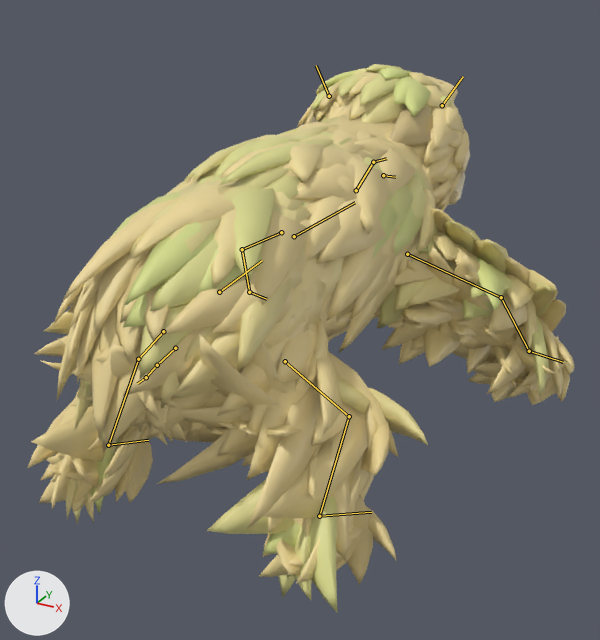
The glTF model game/art/models/pygmy_three_toed_sloth.glb, before and after one commit.
Rendered twice from a camera (50 mm lens) standing at (0.297, -0.522, 0.358) and looking at (-0.003, 0.023, 0.086). Lighting does not change. The marker at lower left points along +X, +Y and +Z. The first picture is the older version. Both versions are drawn at frame 12 of the action 'victory'; the numbers are the values there. The bones that change, and the others that lie on the model, are drawn over the model as lines.

Names of what the first picture shows: 'pygmy_three_toed_sloth_movie'.
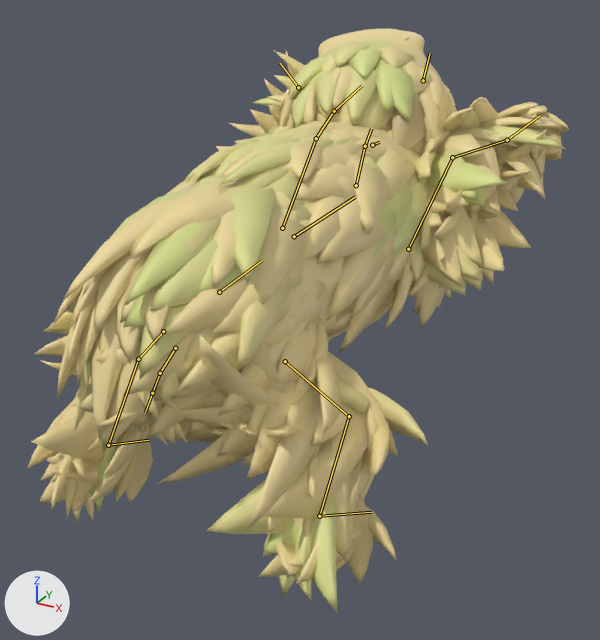
Location of each change, (x1, y1, x2, y2) in pixels of the pictures (600 x 640 px):
'pygmy_three_toed_sloth_movie', posed (6% taller): before (27, 64, 574, 613); after (27, 29, 570, 613)
bone 'chest', root to tip: before (294, 236) to (355, 202); after (294, 236) to (355, 197)
bone 'neck', root to tip: before (356, 190) to (373, 162); after (356, 185) to (365, 146)
bone 'head', root to tip: before (373, 162) to (386, 158); after (365, 146) to (371, 128)
bone 'jaw', root to tip: before (383, 175) to (395, 177); after (372, 145) to (379, 142)
bone 'ear.L', root to tip: before (329, 96) to (316, 65); after (298, 87) to (280, 63)
bone 'ear.R', root to tip: before (442, 105) to (463, 76); after (423, 80) to (430, 53)
bone 'fl_upper.L', root to tip: before (281, 232) to (242, 249); after (282, 228) to (316, 138)
bone 'fl_lower.L', root to tip: before (242, 249) to (249, 292); after (316, 138) to (334, 111)
bone 'fl_foot.L', root to tip: before (249, 292) to (266, 299); after (334, 111) to (362, 85)
bone 'fl_upper.R', root to tip: before (407, 254) to (501, 297); after (408, 249) to (452, 157)
bone 'fl_lower.R', root to tip: before (501, 297) to (529, 351); after (452, 157) to (507, 140)
bone 'fl_foot.R', root to tip: before (529, 351) to (563, 362); after (507, 140) to (540, 115)
bone 'tail1', root to tip: before (175, 348) to (157, 365); after (175, 348) to (160, 373)
bone 'tail2', root to tip: before (157, 365) to (146, 377); after (160, 373) to (152, 393)
bone 'tail3', root to tip: before (146, 377) to (137, 383); after (152, 393) to (145, 413)

Diff of the bpy script that builds the scene:
```diff
--- a/game/art/models/pygmy_three_toed_sloth.glb.py
+++ b/game/art/models/pygmy_three_toed_sloth.glb.py
@@ bone_chest @@
 bone_chest = bpy.data.objects['pygmy_three_toed_sloth_rig'].pose.bones['chest']  # child of 'hips'
-bone_chest.rotation_quaternion = (1.0, 0.0, 0.0, 0.0)  # degrees (0, 0, 0)
+bone_chest.rotation_quaternion = (1.0, 0.022, 0.0, 0.0)  # degrees (3, 0, 0)
@@ bone_neck @@
 bone_neck = bpy.data.objects['pygmy_three_toed_sloth_rig'].pose.bones['neck']  # child of 'chest'
-bone_neck.rotation_quaternion = (1.0, -0.03, 0.0, 0.0)  # degrees (-3, 0, 0)
+bone_neck.rotation_quaternion = (0.991, 0.117, 0.007, 0.063)  # degrees (13, 0, 7)
@@ bone_head @@
 bone_head = bpy.data.objects['pygmy_three_toed_sloth_rig'].pose.bones['head']  # child of 'neck'
-bone_head.rotation_quaternion = (1.0, -0.015, 0.0, 0.0)  # degrees (-2, 0, 0)
+bone_head.rotation_quaternion = (0.998, 0.045, 0.002, 0.05)  # degrees (5, 0, 6)
@@ bone_jaw @@
 bone_jaw = bpy.data.objects['pygmy_three_toed_sloth_rig'].pose.bones['jaw']  # child of 'head'
-bone_jaw.rotation_quaternion = (1.0, 0.0, 0.0, 0.0)  # degrees (0, 0, 0)
+bone_jaw.rotation_quaternion = (0.991, -0.134, 0.0, 0.0)  # degrees (-15, 0, 0)
@@ bone_ear_l @@
 bone_ear_l = bpy.data.objects['pygmy_three_toed_sloth_rig'].pose.bones['ear.L']  # child of 'head'
-bone_ear_l.rotation_quaternion = (0.99, -0.099, -0.01, 0.099)  # degrees (-11, 0, 11)
+bone_ear_l.rotation_quaternion = (1.0, 0.0, 0.0, 0.0)  # degrees (0, 0, 0)
@@ bone_ear_r @@
 bone_ear_r = bpy.data.objects['pygmy_three_toed_sloth_rig'].pose.bones['ear.R']  # child of 'head'
-bone_ear_r.rotation_quaternion = (0.985, -0.099, 0.014, -0.139)  # degrees (-11, 0, -16)
+bone_ear_r.rotation_quaternion = (1.0, 0.0, 0.0, 0.0)  # degrees (0, 0, 0)
@@ bone_fl_upper_l @@
 bone_fl_upper_l = bpy.data.objects['pygmy_three_toed_sloth_rig'].pose.bones['fl_upper.L']  # child of 'chest'
-bone_fl_upper_l.rotation_quaternion = (1.0, 0.0, 0.0, 0.0)  # degrees (0, 0, 0)
+bone_fl_upper_l.rotation_quaternion = (0.689, 0.709, 0.107, 0.104)  # degrees (92, 0, 17)
@@ bone_fl_lower_l @@
 bone_fl_lower_l = bpy.data.objects['pygmy_three_toed_sloth_rig'].pose.bones['fl_lower.L']  # child of 'fl_upper.L'
-bone_fl_lower_l.rotation_quaternion = (1.0, 0.0, 0.0, 0.0)  # degrees (0, 0, 0)
+bone_fl_lower_l.rotation_quaternion = (0.989, -0.149, 0.0, 0.0)  # degrees (-17, 0, 0)
@@ bone_fl_foot_l @@
 bone_fl_foot_l = bpy.data.objects['pygmy_three_toed_sloth_rig'].pose.bones['fl_foot.L']  # child of 'fl_lower.L'
-bone_fl_foot_l.rotation_quaternion = (1.0, 0.0, 0.0, 0.0)  # degrees (0, 0, 0)
+bone_fl_foot_l.rotation_quaternion = (0.989, -0.149, 0.0, 0.0)  # degrees (-17, 0, 0)
@@ bone_fl_upper_r @@
 bone_fl_upper_r = bpy.data.objects['pygmy_three_toed_sloth_rig'].pose.bones['fl_upper.R']  # child of 'chest'
-bone_fl_upper_r.rotation_quaternion = (1.0, 0.0, 0.0, 0.0)  # degrees (0, 0, 0)
+bone_fl_upper_r.rotation_quaternion = (0.747, 0.651, -0.088, -0.101)  # degrees (82, 0, -15)
@@ bone_fl_lower_r @@
 bone_fl_lower_r = bpy.data.objects['pygmy_three_toed_sloth_rig'].pose.bones['fl_lower.R']  # child of 'fl_upper.R'
-bone_fl_lower_r.rotation_quaternion = (1.0, 0.0, 0.0, 0.0)  # degrees (0, 0, 0)
+bone_fl_lower_r.rotation_quaternion = (0.991, -0.134, 0.0, 0.0)  # degrees (-15, 0, 0)
@@ bone_fl_foot_r @@
 bone_fl_foot_r = bpy.data.objects['pygmy_three_toed_sloth_rig'].pose.bones['fl_foot.R']  # child of 'fl_lower.R'
-bone_fl_foot_r.rotation_quaternion = (1.0, 0.0, 0.0, 0.0)  # degrees (0, 0, 0)
+bone_fl_foot_r.rotation_quaternion = (0.991, -0.134, 0.0, 0.0)  # degrees (-15, 0, 0)
@@ bone_tail1 @@
 bone_tail1 = bpy.data.objects['pygmy_three_toed_sloth_rig'].pose.bones['tail1']  # child of 'hips'
-bone_tail1.rotation_quaternion = (0.985, -0.174, 0.0, 0.0)  # degrees (-20, 0, 0)
+bone_tail1.rotation_quaternion = (1.0, 0.0, 0.0, 0.0)  # degrees (0, 0, 0)
@@ bone_tail2 @@
 bone_tail2 = bpy.data.objects['pygmy_three_toed_sloth_rig'].pose.bones['tail2']  # child of 'tail1'
-bone_tail2.rotation_quaternion = (0.983, -0.174, 0.01, -0.057)  # degrees (-20, 0, -7)
+bone_tail2.rotation_quaternion = (1.0, 0.0, 0.0, 0.0)  # degrees (0, 0, 0)
@@ bone_tail3 @@
 bone_tail3 = bpy.data.objects['pygmy_three_toed_sloth_rig'].pose.bones['tail3']  # child of 'tail2'
-bone_tail3.rotation_quaternion = (0.979, -0.173, 0.019, -0.106)  # degrees (-20, 0, -12)
+bone_tail3.rotation_quaternion = (1.0, 0.0, 0.0, 0.0)  # degrees (0, 0, 0)
```
